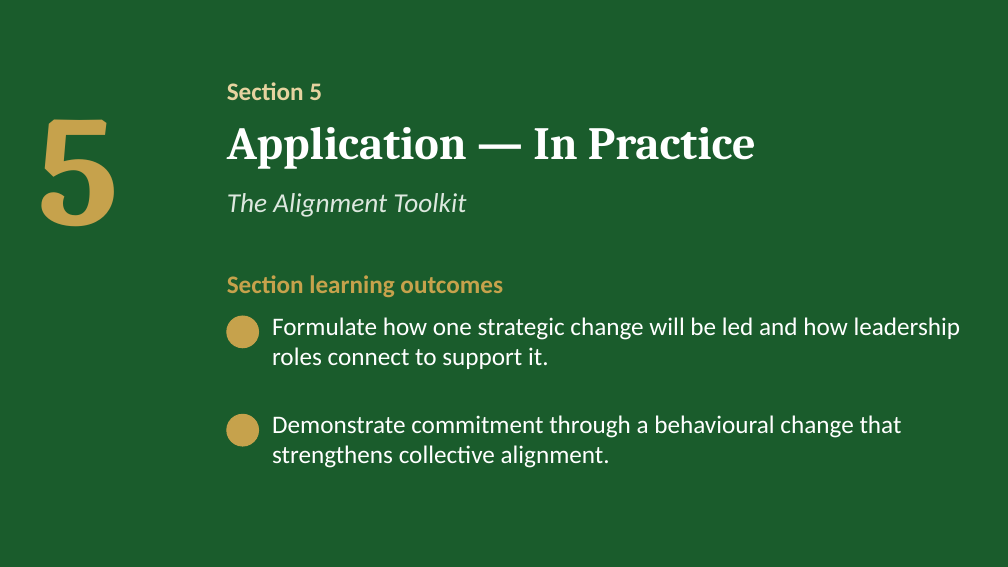
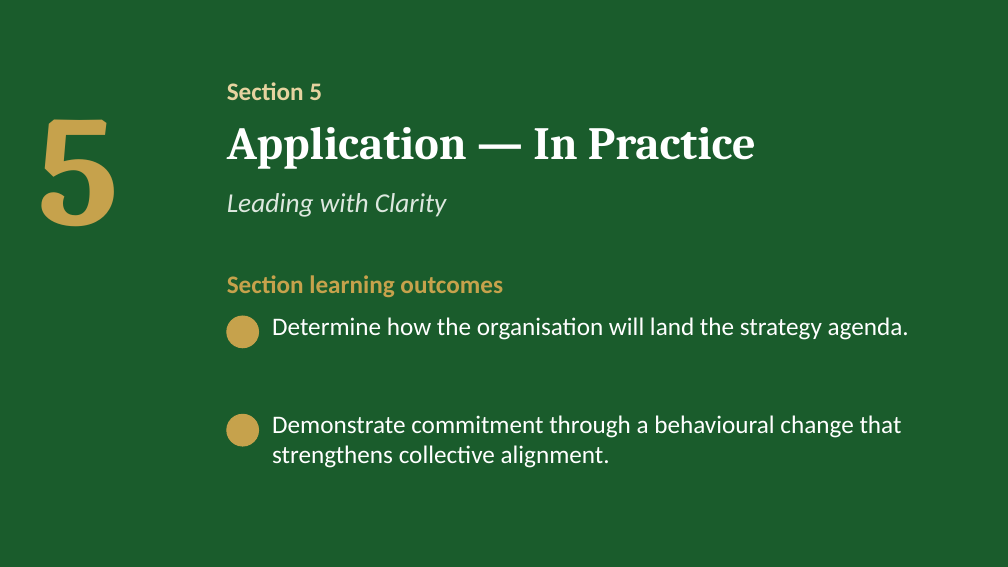
Before and after one commit to IBSL26/ibsl-platform, a slide deck: slide 32 of Unit decks/Unit 05 - Aligning Heart & Mind.pptx (slide 34 before the commit). Drawn at 1008x567 pixels with LibreOffice and Linux fonts; fonts in the diff are those of the drawing; background and template pictures are left out. Boxes give left, top, right and bottom in pixels: in the first picture for what was removed or moved away, otherwise in the second. Text is boxed around its words. In the diff, an @@ line names an element or a change of style, - is before the commit and + after.

Commit message:
Unit 5: Leading with Clarity, OCEAVL scores first, Section 4 merged, Capstone three boxes, deck

```diff
--- a/Unit decks/Unit 05 - Aligning Heart & Mind.pptx
+++ b/Unit decks/Unit 05 - Aligning Heart & Mind.pptx
@@ text at [227, 193, 446, 217]: text changed @@
-The Alignment Toolkit
+Leading with Clarity
@@ text at [272, 317, 909, 340]: text changed @@
-Formulate how one strategic change will be led and how leadership roles connect to support it.
+Determine how the organisation will land the strategy agenda.
```
Also in this commit, not shown: 5 other slides changed, 2 slides added, 6 slides removed, 38 other files.
